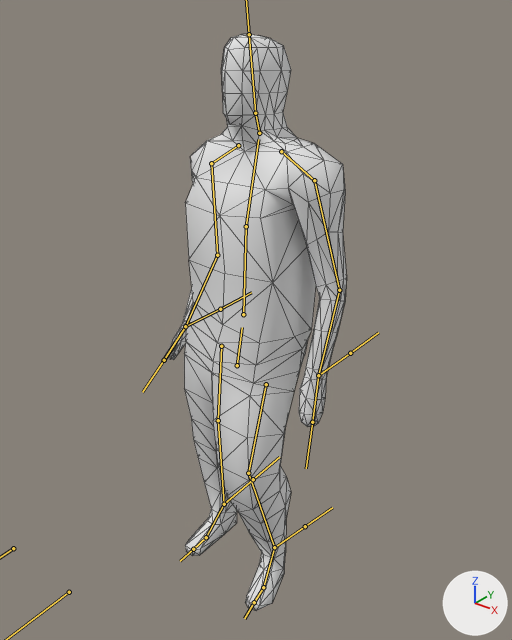
Before and after pictures for a commit that changed the FBX model Atmosphere Horror Game/Assets/Models/FBX Files/man.fbx.
Before and after are seen from a 50 mm camera at (2.58, -3.04, 3.84) aimed at (0.02, 0.17, 1.86). Every picture has the same lights, and +X, +Y and +Z are marked at lower right. Both versions are drawn at frame 1 of the action 'Armature|bad'; the numbers are the values there. The bones that bend it are drawn over the model as lines. Mesh edges are drawn as thin lines.
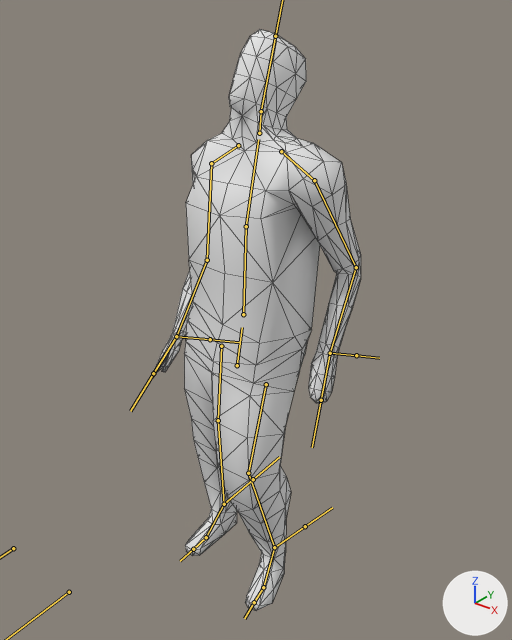
What differs and where, as boxes [x1, y1, x2, y2] in the pictures (512 x 640 px):
```json
{"object": "Cube", "change": "posed", "before": [162, 34, 347, 611], "after": [151, 29, 361, 611], "on screen": "13% wider"}
{"bone": "Neck", "before": "(259, 133) to (255, 113)", "after": "(259, 133) to (261, 111)"}
{"bone": "UpArm.Left", "before": "(314, 180) to (339, 290)", "after": "(314, 180) to (356, 267)"}
{"bone": "lowArmLeft", "before": "(339, 290) to (318, 375)", "after": "(356, 267) to (330, 353)"}
{"bone": "UpArm.Right", "before": "(211, 163) to (217, 255)", "after": "(211, 163) to (207, 260)"}
{"bone": "lowArmRight", "before": "(217, 255) to (185, 326)", "after": "(207, 260) to (176, 336)"}
```

Edits to the scene script, one JSON object a line:
```json
{"block": "bone_neck", "where": "bone_neck = bpy.data.objects['Armature'].pose.bones['Neck']  # child of 'UpSpine'"}
{"op": "set", "path": "bone_neck.rotation_quaternion", "old": "(1.0, 0.0, 0.0, 0.0)", "new": "(0.973, -0.208, -0.094, 0.033)", "note": "degrees (0, 0, 0) -> degrees (-25, -10, 6)"}
{"block": "bone_uparm_left", "where": "bone_uparm_left = bpy.data.objects['Armature'].pose.bones['UpArm.Left']  # child of 'Shoulder.Left'"}
{"op": "set", "path": "bone_uparm_left.rotation_quaternion", "old": "(0.957, 0.09, 0.265, 0.079)", "new": "(0.926, 0.253, 0.276, 0.044)", "note": "degrees (14, 29, 13) -> degrees (34, 29, 15)"}
{"block": "bone_lowarmleft", "where": "bone_lowarmleft = bpy.data.objects['Armature'].pose.bones['lowArmLeft']  # child of 'UpArm.Left'"}
{"op": "set", "path": "bone_lowarmleft.rotation_quaternion", "old": "(0.978, 0.103, 0.0, 0.182)", "new": "(0.897, 0.067, 0.005, 0.436)", "note": "degrees (12, -2, 21) -> degrees (7, -3, 52)"}
{"block": "bone_uparm_right", "where": "bone_uparm_right = bpy.data.objects['Armature'].pose.bones['UpArm.Right']  # child of 'Shoulder.Right'"}
{"op": "set", "path": "bone_uparm_right.rotation_quaternion", "old": "(0.967, 0.117, -0.217, -0.064)", "new": "(0.958, 0.043, -0.268, -0.089)", "note": "degrees (16, -24, -11) -> degrees (9, -30, -13)"}
{"block": "bone_lowarmright", "where": "bone_lowarmright = bpy.data.objects['Armature'].pose.bones['lowArmRight']  # child of 'UpArm.Right'"}
{"op": "set", "path": "bone_lowarmright.rotation_quaternion", "old": "(0.961, 0.004, 0.0, -0.275)", "new": "(0.957, 0.046, -0.032, -0.285)", "note": "degrees (0, 0, -32) -> degrees (6, -2, -33)"}
```
